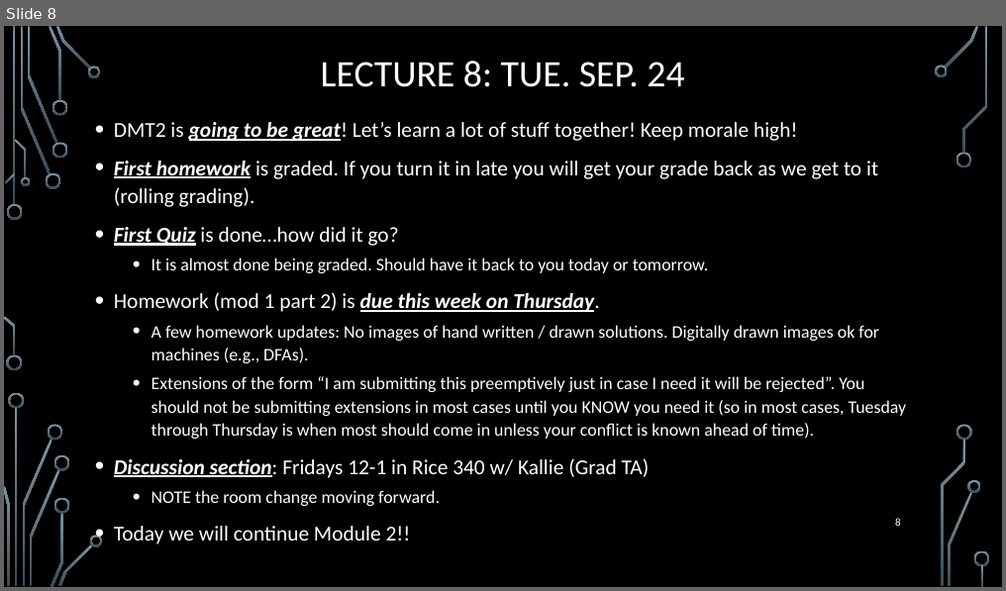
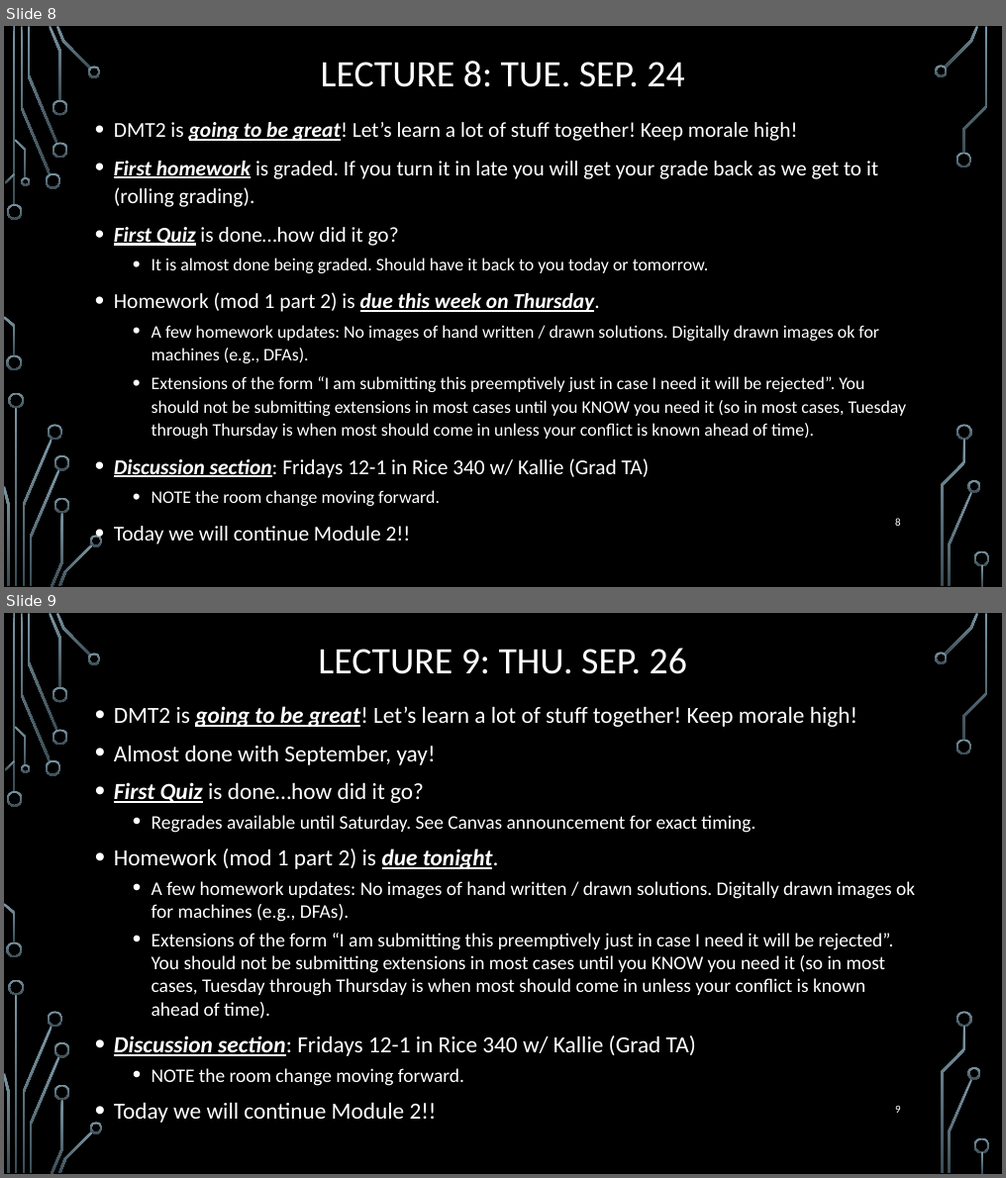
Before and after one commit to markfloryan/dmt2, a slide deck: slides/00-DailyAnnouncements.pptx. Shown one above the other, each under a label of ours: slide 8 before the commit, slides 8 and 9 after it. The pictures are 1006x591 and 1006x1178 pixels, drawn with LibreOffice and Linux fonts; fonts in the diff are those of the drawing; background and template pictures are left out. Boxes give left, top, right and bottom in pixels: in the first picture for what was removed or moved away, otherwise in the second. Text is boxed around its words. In the diff, an @@ line names an element or a change of style, - is before the commit and + after.

Commit message:
announcements

```diff
--- a/slides/00-DailyAnnouncements.pptx
+++ b/slides/00-DailyAnnouncements.pptx
@@ slide 9 added at [4,613,1002,1174], background picture (left out); not listed: 36 template elements that a slide beside it also shows @@
@@ title added at [318,648,687,674], 36 pt, text #FFFFFF @@
+LECTURE 9: THU. SEP. 26
@@ text added at [114,706,915,1123], 18.5 pt, text #FFFFFF @@
+• DMT2 is going to be great! Let’s learn a lot of stuff together! Keep morale high!
+• Almost done with September, yay!
+• First Quiz is done…how did it go?
+  • Regrades available until Saturday. See Canvas announcement for exact timing.
+• Homework (mod 1 part 2) is due tonight.
+  • A few homework updates: No images of hand written / drawn solutions. Digitally drawn images ok for machines (e.g., DFAs).
+  • Extensions of the form “I am submitting this preemptively just in case I need it will be rejected”. You should not be submitting extensions in most cases until you KNOW you need it (so in most cases, Tuesday through Thursday is when most should come in unless your conflict is known ahead of time).
+• Discussion section: Fridays 12-1 in Rice 340 w/ Kallie (Grad TA)
+  • NOTE the room change moving forward.
+• Today we will continue Module 2!!
@@ page number added at [895,1106,901,1113], 10.5 pt, text #FFFFFF @@
+9
```
Also in this commit, not shown: 2 other files.
